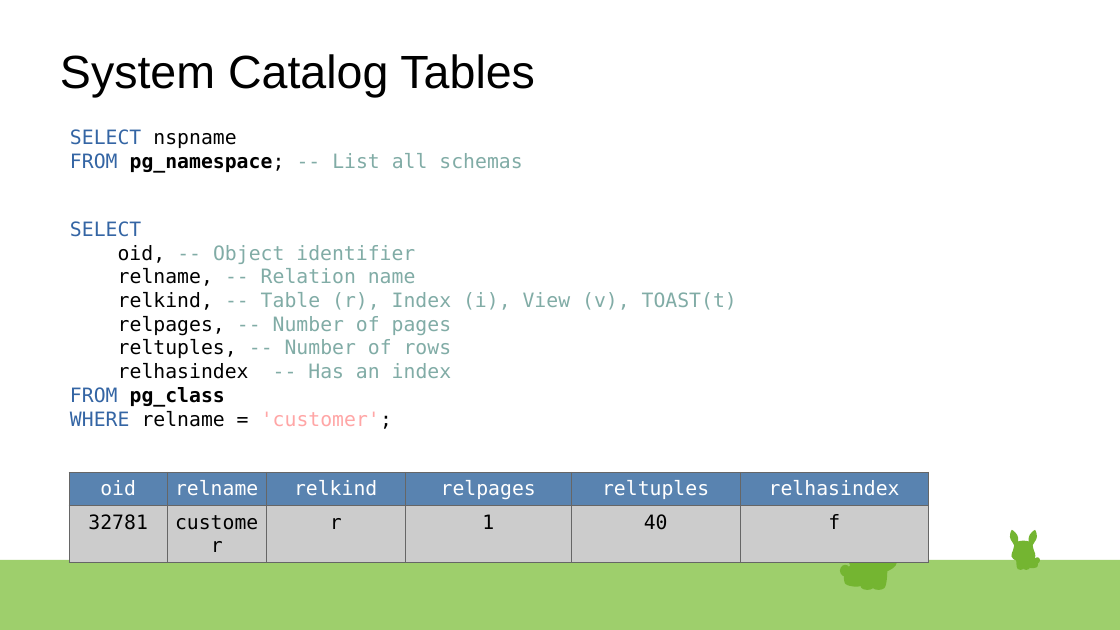
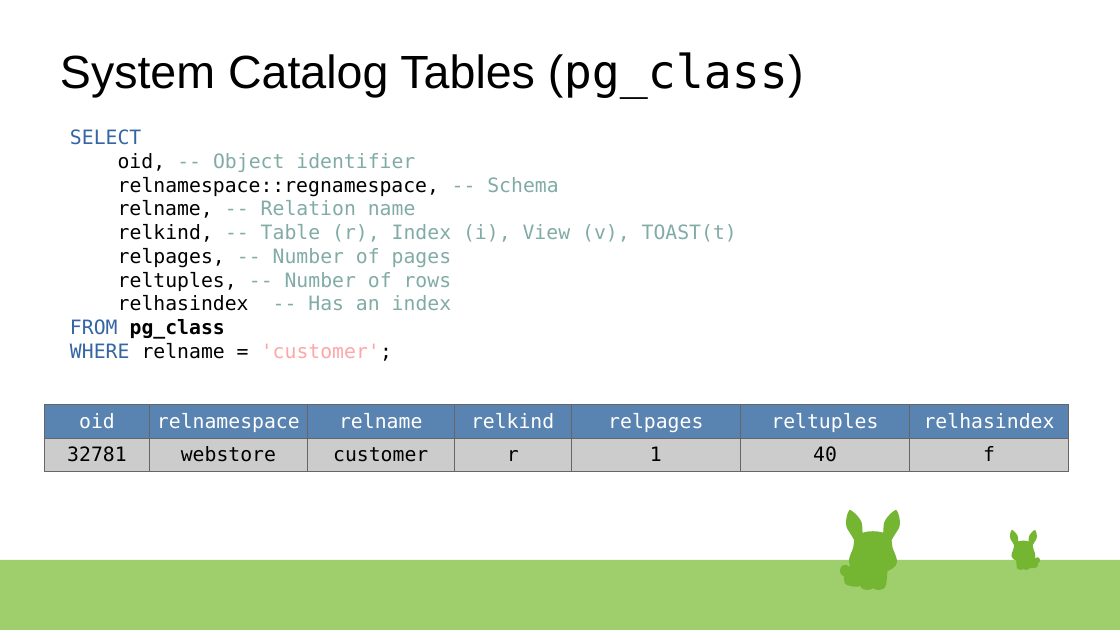
Before and after one commit to rsibanez89/postgres-indexing, a slide deck: slide 7 of Presentation.odp (slide 6 before the commit). Drawn at 1120x630 pixels with LibreOffice and Linux fonts; fonts in the diff are those of the drawing. Boxes give left, top, right and bottom in pixels: in the first picture for what was removed or moved away, otherwise in the second. Text is boxed around its words. In the diff, an @@ line names an element or a change of style, - is before the commit and + after.

Commit message:
Updated slides.

```diff
--- a/Presentation.odp
+++ b/Presentation.odp
@@ text at bbox=[60, 52, 804, 97]: text changed @@
-System Catalog Tables
+System Catalog Tables (pg_class)
@@ text "SELECT": place and size @@
-text "SELECT" at bbox=[70, 221, 737, 429]
+text "SELECT" at bbox=[70, 129, 737, 361]
@@ text removed at bbox=[70, 129, 522, 173] @@
-SELECT nspname
-FROM pg_namespace; -- List all schemas
@@ text at bbox=[118, 177, 558, 197]: paragraph added @@
+relnamespace::regnamespace, -- Schema
@@ table at bbox=[45, 405, 1070, 471] @@
+column 2: relnamespace | webstore
@@ table: place and size @@
-table at bbox=[69, 473, 929, 556]
+table at bbox=[45, 405, 1070, 471]
```
Also in this commit, not shown: 12 other slides changed, 5 slides added.
